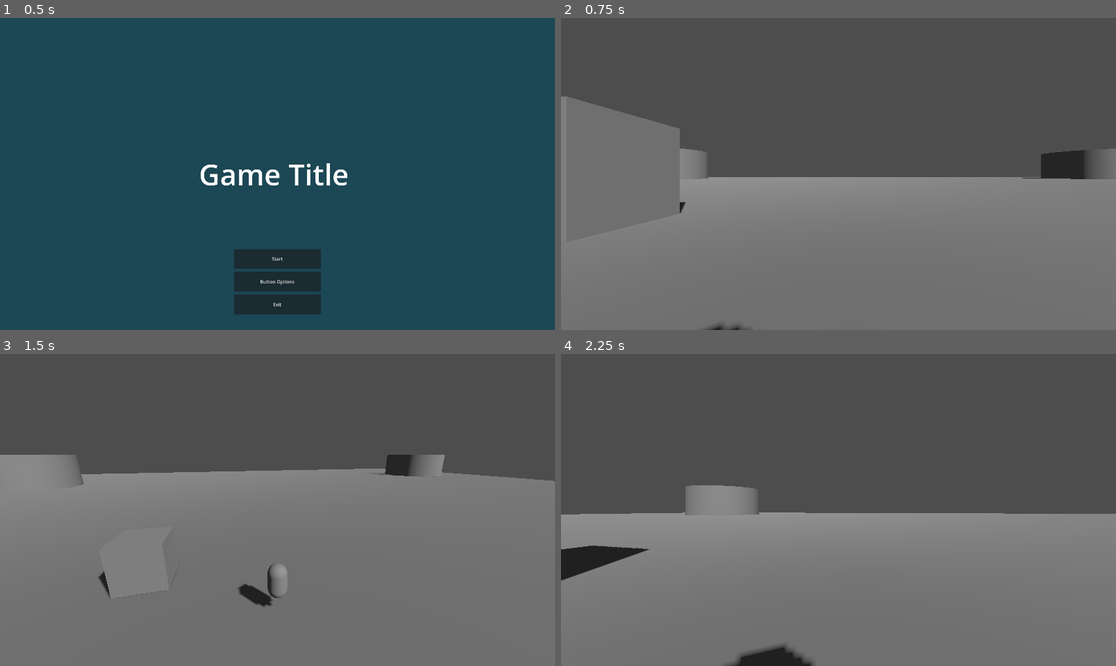
Above: before the commit, frames 1-4 (two rows, left to right).
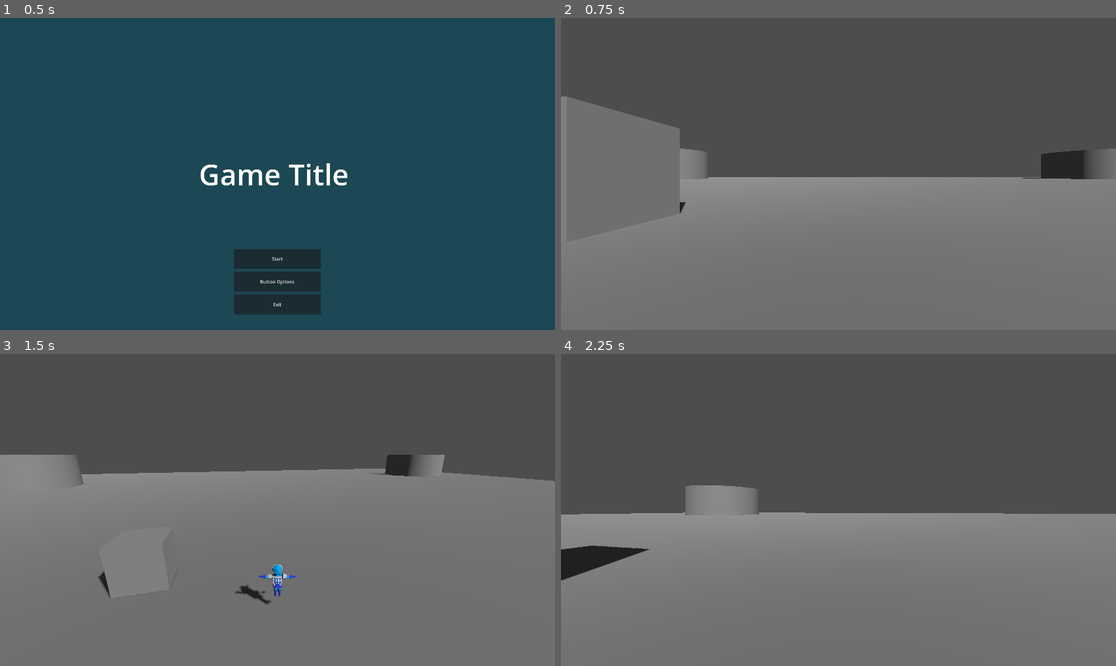
Above: after the commit, the same moments.

Repository: Kaylin-NormanSlack/ProjectPowerCommand
Game: Godot game, scene res://UserInterface/MainMenu.tscn
Same seed, same stepped clock (60 frames per second), same inputs: the game is played once before the commit and once after it.
Inputs (mouse positions are in pixels of both pictures, inside the frame that each line leads up to):
- Up to frame 1 (0.5 s): no input
- Up to frame 2 (0.75 s): click "Start" at 0.5 s
- Up to frame 3 (1.5 s): tap Enter (ui_accept) at 1.25 s; move the mouse to (305, 510) at 1.27 s; hold W (up) from 1.28 s (still down); hold C (switch_camera) from 1.28 s (still down)
- Up to frame 4 (2.25 s): keep holding W (up); tap Enter (ui_accept) at 1.52 s; move the mouse to (810, 510) at 2.02 s; release C (switch_camera) at 2.03 s; tap C (switch_camera) at 2.1 s

Frame 1 is identical in both runs. In frame 2, less than 0.1% of the frame differs, in the area x 25-34%, y 98-100%; in frame 3, 0.4%; in frame 4, 0.6%, in the area x 29-46%, y 93-100%.

Commit message:
Add commander models and setting to select them

Diff:
--- a/Gameplay.tscn
+++ b/Gameplay.tscn
@@ -52,6 +52,7 @@
 transform = Transform3D(1, 0, 0, 0, 1, 0, 0, 0, 1, -49.2664, 0, -58.2748)
 
 [node name="Player" parent="." instance=ExtResource("1_ksyta")]
+faction = 1
 
 [node name="DirectionalLight3D" type="DirectionalLight3D" parent="."]
 transform = Transform3D(0.823513, -0.359561, 0.438797, 1.08803e-16, 0.773486, 0.633813, -0.567298, -0.521953, 0.636976, 2.08165e-12, 15, 2.08165e-12)
--- a/Units/Player/Player.gd
+++ b/Units/Player/Player.gd
@@ -1,7 +1,11 @@
 extends CharacterBody3D
+
+@export_enum("D3lt4 Arm", "Echelon Industries", "Fenrir Enterprise", "Mach Co") var faction: int = 0
+const FACTION_CODES: Array[String] = ["d4", "ei", "fe", "mc"]
 
 enum CameraMode { FIRST_PERSON, THIRD_PERSON }
 
+@onready var commander: Node3D = %Commander
 @onready var first_person_camera = %FirstPersonCamera;
 @onready var third_person_camera = %ThirdPersonCamera;
 
@@ -33,7 +37,10 @@
 var gravity = ProjectSettings.get_setting("physics/3d/default_gravity")
 
 func _ready():
-	pass
+	# Load commander of proper faction
+	commander.queue_free()
+	commander = load("res://Units/Player/%s_commander.tscn" % FACTION_CODES[faction]).instantiate()
+	add_child(commander)
 
 func _physics_process(delta):
 	# Add the gravity.
--- a/Units/Player/Player.tscn
+++ b/Units/Player/Player.tscn
@@ -1,11 +1,9 @@
-[gd_scene load_steps=5 format=3 uid="uid://sehq4ogge7br"]
+[gd_scene load_steps=5 format=3 uid="uid://bb57g0xho7c5t"]
 
 [ext_resource type="Script" path="res://Units/Player/Player.gd" id="1_0hdoe"]
+[ext_resource type="PackedScene" uid="uid://e4w873cvy2d" path="res://Units/Player/commander.tscn" id="2_pdday"]
 
 [sub_resource type="CapsuleShape3D" id="CapsuleShape3D_triqg"]
-height = 1.8
-
-[sub_resource type="CapsuleMesh" id="CapsuleMesh_phgyo"]
 height = 1.8
 
 [sub_resource type="Environment" id="Environment_5btf0"]
@@ -22,18 +20,17 @@
 transform = Transform3D(1, 0, 0, 0, 1, 0, 0, 0, 1, 2.08165e-12, 0.9, 2.08165e-12)
 shape = SubResource("CapsuleShape3D_triqg")
 
-[node name="Mesh" type="MeshInstance3D" parent="."]
-transform = Transform3D(1, 0, 0, 0, 1, 0, 0, 0, 1, 2.08165e-12, 0.9, 2.08165e-12)
-layers = 4
-mesh = SubResource("CapsuleMesh_phgyo")
-
 [node name="FirstPersonCamera" type="Camera3D" parent="."]
 unique_name_in_owner = true
 transform = Transform3D(1, -3.48787e-16, 3.48787e-16, 3.48787e-16, 1, -3.48787e-16, -3.48787e-16, 3.48787e-16, 1, 2.08165e-12, 1.4, 2.08165e-12)
-cull_mask = 1048573
+cull_mask = 1048571
 environment = SubResource("Environment_5btf0")
 
 [node name="ThirdPersonCamera" type="Camera3D" parent="."]
 unique_name_in_owner = true
 transform = Transform3D(1, -4.3906e-16, 3.36902e-16, 3.36902e-16, 0.965926, 0.258819, -4.3906e-16, -0.258819, 0.965926, 2.08165e-12, 7, 9)
+cull_mask = 1048573
 environment = SubResource("Environment_5btf0")
+
+[node name="Commander" parent="." instance=ExtResource("2_pdday")]
+unique_name_in_owner = true
--- /dev/null
+++ b/Units/Player/commander.tscn
@@ -0,0 +1,9 @@
+[gd_scene load_steps=2 format=3 uid="uid://e4w873cvy2d"]
+
+[ext_resource type="PackedScene" uid="uid://b77eekwnbx6d0" path="res://Models/commander.glb" id="1_uctqh"]
+
+[node name="Commander" instance=ExtResource("1_uctqh")]
+
+[node name="Commander" parent="." index="0"]
+transform = Transform3D(-1, 3.48787e-16, -8.74228e-08, 3.48787e-16, 1, -3.48787e-16, 8.74228e-08, -3.48787e-16, -1, 0, 0, 0)
+layers = 4
--- /dev/null
+++ b/Units/Player/d4_commander.tscn
@@ -0,0 +1,23 @@
+[gd_scene load_steps=6 format=3 uid="uid://dtitflfutwan2"]
+
+[ext_resource type="PackedScene" uid="uid://e4w873cvy2d" path="res://Units/Player/commander.tscn" id="1_c3nx1"]
+
+[sub_resource type="StandardMaterial3D" id="StandardMaterial3D_xlulo"]
+albedo_color = Color(0.133333, 0.694118, 0.298039, 1)
+
+[sub_resource type="StandardMaterial3D" id="StandardMaterial3D_gcd61"]
+albedo_color = Color(0.709804, 0.901961, 0.113725, 1)
+
+[sub_resource type="StandardMaterial3D" id="StandardMaterial3D_4gc8n"]
+albedo_color = Color(0.72549, 0.478431, 0.341176, 1)
+
+[sub_resource type="StandardMaterial3D" id="StandardMaterial3D_km30u"]
+albedo_color = Color(0.490196, 0.32549, 0.227451, 1)
+
+[node name="D3LT4_ARM_Commander" instance=ExtResource("1_c3nx1")]
+
+[node name="Commander" parent="." index="0"]
+surface_material_override/0 = SubResource("StandardMaterial3D_xlulo")
+surface_material_override/1 = SubResource("StandardMaterial3D_gcd61")
+surface_material_override/2 = SubResource("StandardMaterial3D_4gc8n")
+surface_material_override/3 = SubResource("StandardMaterial3D_km30u")
--- /dev/null
+++ b/Units/Player/ei_commander.tscn
@@ -0,0 +1,23 @@
+[gd_scene load_steps=6 format=3 uid="uid://d3oqvq8bggd1"]
+
+[ext_resource type="PackedScene" uid="uid://e4w873cvy2d" path="res://Units/Player/commander.tscn" id="1_o7mme"]
+
+[sub_resource type="StandardMaterial3D" id="StandardMaterial3D_pl6en"]
+albedo_color = Color(0, 0.635294, 0.909804, 1)
+
+[sub_resource type="StandardMaterial3D" id="StandardMaterial3D_i0gqw"]
+albedo_color = Color(0.6, 0.85098, 0.917647, 1)
+
+[sub_resource type="StandardMaterial3D" id="StandardMaterial3D_1gn8y"]
+albedo_color = Color(0.764706, 0.764706, 0.764706, 1)
+
+[sub_resource type="StandardMaterial3D" id="StandardMaterial3D_bve4l"]
+albedo_color = Color(0.247059, 0.282353, 0.8, 1)
+
+[node name="Echelon_Industries_Commander" instance=ExtResource("1_o7mme")]
+
+[node name="Commander" parent="." index="0"]
+surface_material_override/0 = SubResource("StandardMaterial3D_pl6en")
+surface_material_override/1 = SubResource("StandardMaterial3D_i0gqw")
+surface_material_override/2 = SubResource("StandardMaterial3D_1gn8y")
+surface_material_override/3 = SubResource("StandardMaterial3D_bve4l")
--- /dev/null
+++ b/Units/Player/fe_commander.tscn
@@ -0,0 +1,23 @@
+[gd_scene load_steps=6 format=3 uid="uid://cxndk8rm7itim"]
+
+[ext_resource type="PackedScene" uid="uid://e4w873cvy2d" path="res://Units/Player/commander.tscn" id="1_p3lpj"]
+
+[sub_resource type="StandardMaterial3D" id="StandardMaterial3D_xlulo"]
+albedo_color = Color(0.533333, 0, 0.0823529, 1)
+
+[sub_resource type="StandardMaterial3D" id="StandardMaterial3D_gcd61"]
+albedo_color = Color(1, 0, 0, 1)
+
+[sub_resource type="StandardMaterial3D" id="StandardMaterial3D_4gc8n"]
+albedo_color = Color(0.498039, 0.498039, 0.498039, 1)
+
+[sub_resource type="StandardMaterial3D" id="StandardMaterial3D_km30u"]
+albedo_color = Color(0.309804, 0.309804, 0.309804, 1)
+
+[node name="Fenrir_Enterprise_Commander" instance=ExtResource("1_p3lpj")]
+
+[node name="Commander" parent="." index="0"]
+surface_material_override/0 = SubResource("StandardMaterial3D_xlulo")
+surface_material_override/1 = SubResource("StandardMaterial3D_gcd61")
+surface_material_override/2 = SubResource("StandardMaterial3D_4gc8n")
+surface_material_override/3 = SubResource("StandardMaterial3D_km30u")
--- /dev/null
+++ b/Units/Player/mc_commander.tscn
@@ -0,0 +1,23 @@
+[gd_scene load_steps=6 format=3 uid="uid://mjja3h8x46su"]
+
+[ext_resource type="PackedScene" uid="uid://e4w873cvy2d" path="res://Units/Player/commander.tscn" id="1_iee53"]
+
+[sub_resource type="StandardMaterial3D" id="StandardMaterial3D_kbvg5"]
+albedo_color = Color(1, 0.662745, 0.105882, 1)
+
+[sub_resource type="StandardMaterial3D" id="StandardMaterial3D_ixdke"]
+albedo_color = Color(1, 1, 0, 1)
+
+[sub_resource type="StandardMaterial3D" id="StandardMaterial3D_g6uua"]
+albedo_color = Color(1, 0.364706, 0, 1)
+
+[sub_resource type="StandardMaterial3D" id="StandardMaterial3D_3j5tc"]
+albedo_color = Color(0, 0, 0, 1)
+
+[node name="Mach_Co_Commander" instance=ExtResource("1_iee53")]
+
+[node name="Commander" parent="." index="0"]
+surface_material_override/0 = SubResource("StandardMaterial3D_kbvg5")
+surface_material_override/1 = SubResource("StandardMaterial3D_ixdke")
+surface_material_override/2 = SubResource("StandardMaterial3D_g6uua")
+surface_material_override/3 = SubResource("StandardMaterial3D_3j5tc")
Not shown: 1 places in Gameplay.tscn that only renumber resources
Binary file added: Models/commander.glb
Not shown, added: Models/commander.glb.import
